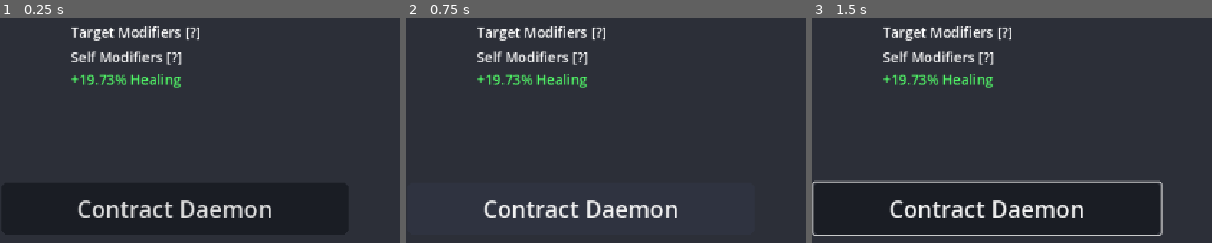
Above: before the commit, frames 1-3 (left to right).
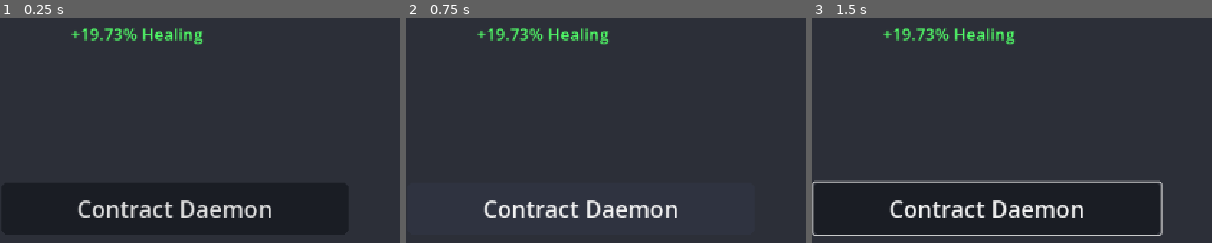
Above: after the commit, the same moments.

Repository: ProgrammerOnCoffee/operation-daemon
Game: Godot game, scene res://scenes/event_scenes/daemon_scene.tscn
Two runs of this game, one before a commit and one after it. Both use one fixed random seed, a clock stepped at 60 frames per second and the inputs below. This scene is started directly instead of the project's main scene.
Inputs (mouse positions are % of the whole screen's width and height, from its top left):
- Up to frame 1 (0.25 s): no input
- Up to frame 2 (0.75 s): click "Contract Daemon" at 0.5 s
- Up to frame 3 (1.5 s): tap Enter at 1.25 s; move the mouse to (72, 45) at 1.27 s; hold Right (select_right) from 1.28 s (still down); hold Space (qte_press) from 1.28 s (still down); click (72, 45) at 1.42 s
The pictures show only the part of the screen within x 28-78%, y 39-89%; the shares and areas given below are measured in that part.

The runs differ from the first frame. In frame 1, 3.0% of the frame differs, in the area x 17-51%, y 3-32%; in frame 2, 3.0%; in frame 3, 3.0%.

Commit message:
Removed Modifier Target Types + Beneficial Functions
Got rid of modifiers' target types, since the complexity added by them was deemed unnecessary. Also added a function to Effects and Modifiers for whether they're beneficial to the target.

Diff:
--- a/project.godot
+++ b/project.godot
@@ -41,7 +41,7 @@
 
 [editor_plugins]
 
-enabled=PackedStringArray("res://addons/button_feedback/plugin.cfg")
+enabled=PackedStringArray("res://addons/button_feedback/plugin.cfg", "res://addons/godot_super-wakatime/plugin.cfg")
 
 [gui]
 
--- a/scenes/daemon_overview.tscn
+++ b/scenes/daemon_overview.tscn
@@ -1,9 +1,6 @@
 [gd_scene format=3 uid="uid://crxiha2603h48"]
 
 [ext_resource type="Script" uid="uid://dyfp1ubplpbjc" path="res://scripts/daemon_overview.gd" id="1_qrd0n"]
-
-[sub_resource type="Theme" id="Theme_qrd0n"]
-Label/font_sizes/font_size = 20
 
 [node name="DaemonOverview" type="VBoxContainer" unique_id=1406311835]
 offset_right = 361.0
@@ -23,25 +20,4 @@
 
 [node name="VBoxContainer" type="VBoxContainer" parent="ScrollContainer" unique_id=960036552]
 layout_mode = 2
-
-[node name="Label" type="Label" parent="ScrollContainer/VBoxContainer" unique_id=576292972]
-layout_mode = 2
-tooltip_text = "Upon a Attack with this Daemon, the following modifiers will be applied to Modules that affect the target."
-mouse_filter = 1
-theme_override_font_sizes/font_size = 20
-text = "Target Modifiers [?]"
-
-[node name="Target" type="VBoxContainer" parent="ScrollContainer/VBoxContainer" unique_id=1284945135]
-layout_mode = 2
-theme = SubResource("Theme_qrd0n")
-
-[node name="Label2" type="Label" parent="ScrollContainer/VBoxContainer" unique_id=1893055961]
-layout_mode = 2
-tooltip_text = "Upon a Attack with this Daemon, the following modifiers will be applied to Modules that affect the user."
-mouse_filter = 1
-theme_override_font_sizes/font_size = 20
-text = "Self Modifiers [?]"
-
-[node name="Self" type="VBoxContainer" parent="ScrollContainer/VBoxContainer" unique_id=122750076]
-layout_mode = 2
-theme = SubResource("Theme_qrd0n")
+size_flags_horizontal = 3
--- a/scenes/laboratory.tscn
+++ b/scenes/laboratory.tscn
@@ -201,7 +201,7 @@
 layout_mode = 2
 size_flags_vertical = 3
 mouse_filter = 2
-scroll_horizontal = 496
+scroll_horizontal = 100
 horizontal_scroll_mode = 3
 vertical_scroll_mode = 0
 
--- a/scripts/daemon.gd
+++ b/scripts/daemon.gd
@@ -21,7 +21,7 @@
 		var found := false
 
 		for check_modifier in compounded_modifiers:
-			if modifier.compare_effect(check_modifier.effect_type) and check_modifier.target_type == modifier.target_type:
+			if modifier.compare_effect(check_modifier.effect_type):
 				check_modifier.percent *= modifier.percent
 				found = true
 				break
--- a/scripts/daemon_overview.gd
+++ b/scripts/daemon_overview.gd
@@ -14,10 +14,7 @@
 
 var daemon :Daemon = null: set = _set_daemon
 
-@onready var vboxes:Dictionary[Module.TARGET, VBoxContainer] = {
-	Module.TARGET.ATTACKER: $ScrollContainer/VBoxContainer/Self,
-	Module.TARGET.ATTACKEE: $ScrollContainer/VBoxContainer/Target
-}
+@onready var vbox := $ScrollContainer/VBoxContainer
 @onready var title := $Title
 
 func _ready() -> void: title.visible = show_title
@@ -34,8 +31,8 @@
 		title.visible = show_title
 		title.text = "D%s" % Global.lead(daemon.id, 4)
 
-		# Clear the VBoxes of any previous information.
-		for vbox in vboxes.values(): for child in vbox.get_children(): child.queue_free()
+		# Clear the VBox of any previous information.
+		for child in vbox.get_children(): child.queue_free()
 
 		# Add each modifier to its respective list.
 		for modifier in daemon.modifiers: push_text(modifier)
@@ -43,8 +40,8 @@
 	else:
 		title.text = "None"
 
-		# Clear the VBoxes of any previous information.
-		for vbox in vboxes.values(): for child in vbox.get_children(): child.queue_free()
+		# Clear the VBox of any previous information.
+		for child in vbox.get_children(): child.queue_free()
 
 
 
@@ -60,7 +57,7 @@
 
 	new.add_theme_color_override("font_color", POSITIVE_COLOR if modifier.percent >= 1. else NEGATIVE_COLOR)
 
-	vboxes[modifier.target_type].add_child(new)
+	vbox.add_child(new)
 
 	new.mouse_filter = Control.MOUSE_FILTER_PASS
 	new.tooltip_text = modifier.effect_type.effect_name + "\n--\n" + modifier.effect_type.description
--- a/scripts/effect.gd
+++ b/scripts/effect.gd
@@ -62,4 +62,7 @@
 ## Returns a bool of whether it should be freed after it's run.
 @abstract func apply_effect(target: Entity) -> bool
 
+## Whether this effect's base effect is positive or not.
+@abstract func _is_beneficial() -> bool
+
 func _to_string() -> String: return effect_name + ": " + str(base)
--- a/scripts/effects/example_effect.gd
+++ b/scripts/effects/example_effect.gd
@@ -12,6 +12,7 @@
 
 ## Targets the attacker
 func _get_target_type() -> Module.TARGET: return Module.TARGET.ATTACKER
+func _is_beneficial() -> bool: return true
 
 ## Apply this effect after attacking.
 func _get_apply_type() -> ApplyType: return ApplyType.AFTER_ATTACK
--- a/scripts/effects/overcharge_effect.gd
+++ b/scripts/effects/overcharge_effect.gd
@@ -8,6 +8,7 @@
 func _get_base() -> float: return 0.3
 
 func _get_target_type() -> Module.TARGET: return Module.TARGET.ATTACKER
+func _is_beneficial() -> bool: return true
 
 func _get_apply_type() -> ApplyType: return ApplyType.BEFORE_ATTACK
 
--- a/scripts/effects/reflective_effect.gd
+++ b/scripts/effects/reflective_effect.gd
@@ -8,6 +8,7 @@
 func _get_base() -> float: return 0.2
 
 func _get_target_type() -> Module.TARGET: return Module.TARGET.ATTACKEE
+func _is_beneficial() -> bool: return true
 
 func _get_apply_type() -> ApplyType: return ApplyType.AFTER_DAMAGE
 
--- a/scripts/effects/siphon_effect.gd
+++ b/scripts/effects/siphon_effect.gd
@@ -8,8 +8,11 @@
 func _get_base() -> float: return 0.4
 
 func _get_target_type() -> Module.TARGET: return Module.TARGET.ATTACKER
+func _is_beneficial() -> bool: return true
 
 func _get_apply_type() -> ApplyType: return ApplyType.AFTER_ATTACK
+
+
 
 func apply_effect(target: Entity) -> bool:
 	target.health += int(target.damage_dealing * base)
--- a/scripts/laboratory.gd
+++ b/scripts/laboratory.gd
@@ -107,8 +107,18 @@
 		modifier.percent = modifier._get_new_percent()
 
 	Global.daemons_discovered.erase(recomb_using_selection)
+	recomb_using_selection = null
 
 	_update_discovered_list()
+
+	#recomb_reroll_options.select(0)
+	for i in Global.daemons_discovered.size():
+		if Global.daemons_discovered[i] == recomb_reroll_selection: continue
+		recomb_using_options.select(i)
+		_on_recomb_using_selection(i)
+		break
+
+
 
 	recomb_reroll_overview.daemon = recomb_reroll_selection if recomb_reroll_selection else null
 	recomb_using_overview.daemon = recomb_using_selection if recomb_using_selection else null
--- a/scripts/map_generation/event_button.gd
+++ b/scripts/map_generation/event_button.gd
@@ -60,6 +60,8 @@
 func set_available(to:bool) -> void:
 	available = to
 
+	button.disabled = not available
+
 	default_tween()
 
 ## Update all the relevant variables when setting the room data.
--- a/scripts/modifier.gd
+++ b/scripts/modifier.gd
@@ -31,17 +31,15 @@
 var effect_type: Effect: get = _get_effect_type
 @abstract func _get_effect_type() -> Effect
 func compare_effect(to: Effect):
-	return effect_type.effect_name == to.effect_name and effect_type.description == to.description and target_type == to.target_type
+	return effect_type.effect_name == to.effect_name and effect_type.description == to.description
 
 ## The percentage change to apply to the effect's base, as a float. 0.9 = -10%.
 var percent: float
 @abstract func _get_new_percent() -> float
 
-## Whether this modifier is applied to the attacker or attackee.
-## Basically, whether it's positive or negative to have applied to yourself.
-var target_type: Module.TARGET
-@abstract func _get_new_target_type() -> Module.TARGET
+# Whether the modifier is beneficial; returns if the target effect is beneficial, flipped if
+# the percent is under 100%
+func _is_beneficial() -> bool: return effect_type._is_beneficial() != (percent < 1.)
 
 func _init() -> void:
 	percent = _get_new_percent()
-	target_type = _get_new_target_type()
--- a/scripts/modifiers/test_modifier.gd
+++ b/scripts/modifiers/test_modifier.gd
@@ -5,6 +5,3 @@
 
 # Ranging from -20% to +20%
 func _get_new_percent() -> float: return randf_range(0.9, 1.1)
-
-func _get_new_target_type() -> Module.TARGET:
-	return Module.TARGET.ATTACKER if randf() > 0.5 else Module.TARGET.ATTACKEE
